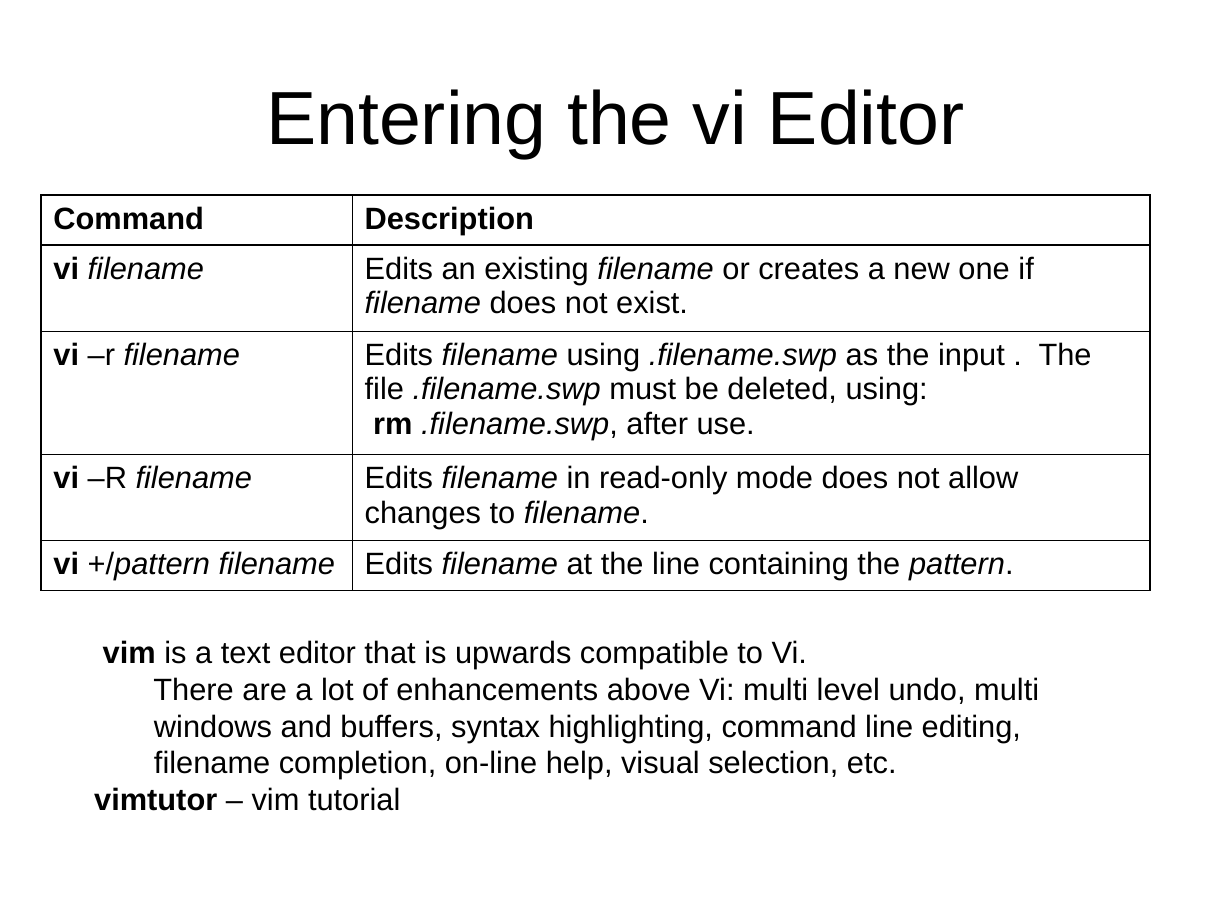
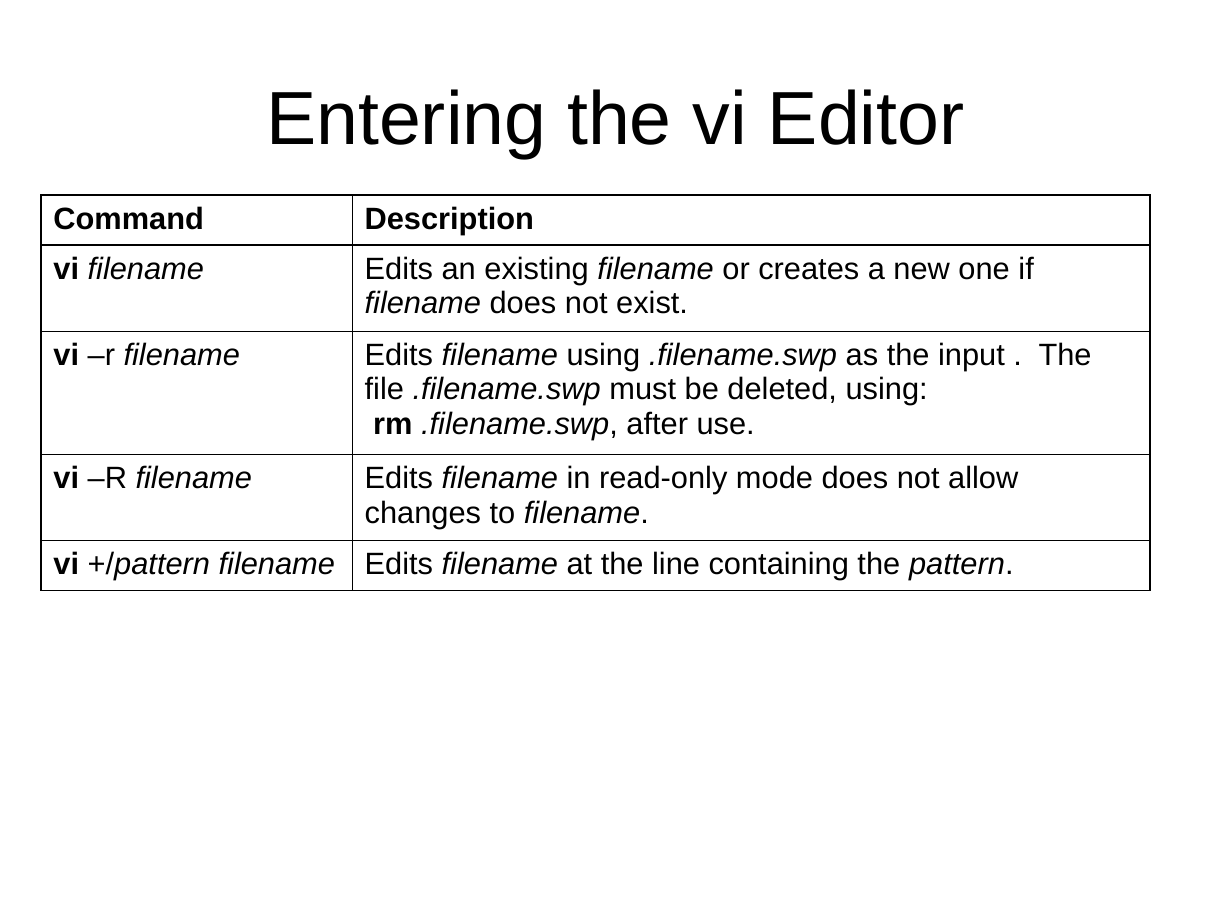
Before and after one commit to jb23lm87/OS-prednasky, a slide deck: slide 6 of LC UNIX/vi editor 1.pptx (slide 7 before the commit). Drawn at 1232x924 pixels with LibreOffice and Linux fonts; fonts in the diff are those of the drawing. Boxes give left, top, right and bottom in pixels: in the first picture for what was removed or moved away, otherwise in the second. Text is boxed around its words. In the diff, an @@ line names an element or a change of style, - is before the commit and + after.

```diff
--- a/LC UNIX/vi editor 1.pptx
+++ b/LC UNIX/vi editor 1.pptx
@@ text removed at [94, 640, 1039, 811] @@
-vim is a text editor that is upwards compatible to Vi.
-There are a lot of enhancements above Vi: multi level undo, multi
-windows and buffers, syntax highlighting, command line editing,
-filename completion, on-line help, visual selection, etc.
-vimtutor – vim tutorial
```
Also in this commit, not shown: 13 other slides changed, 1 slide added, 1 slide removed.
